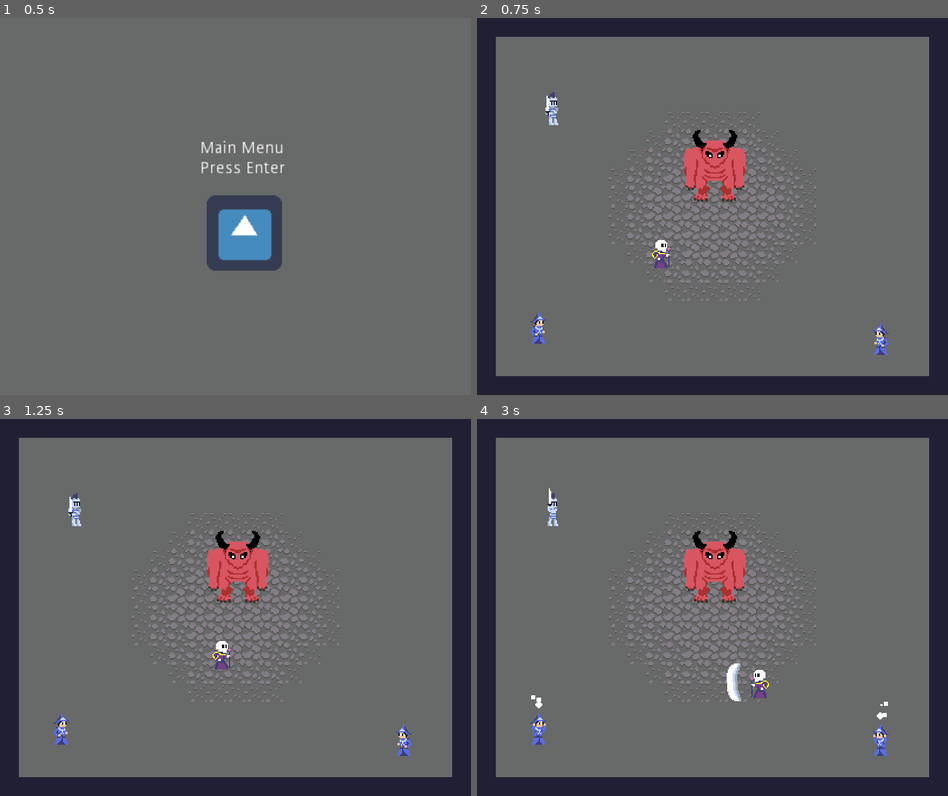
Above: before the commit, frames 1-4 (two rows, left to right).
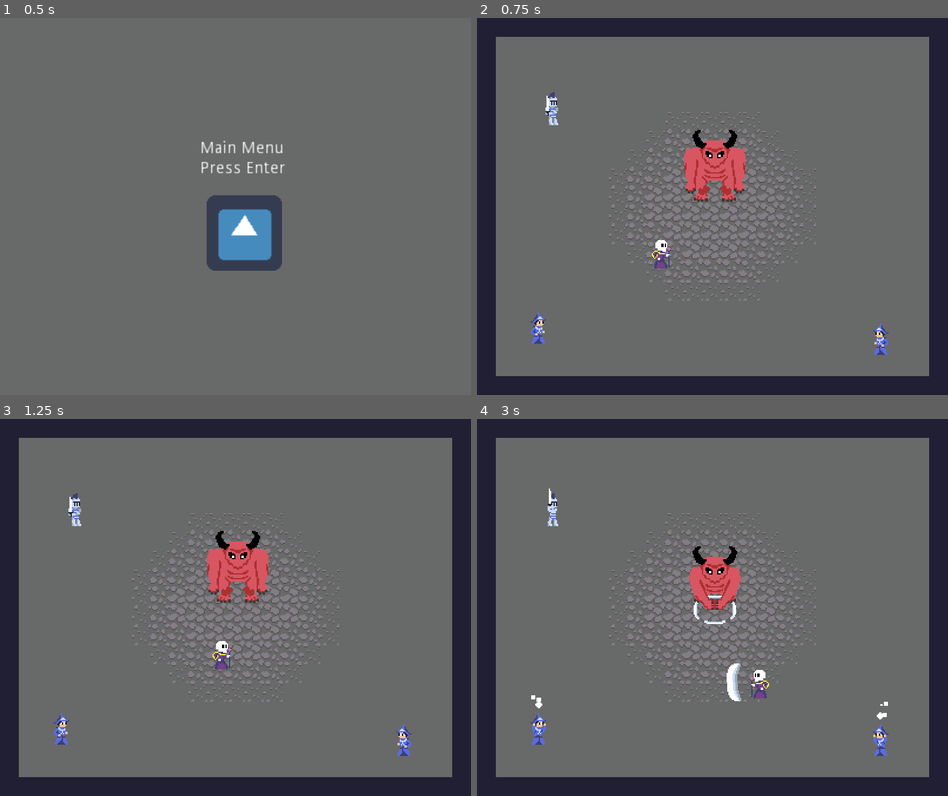
Above: after the commit, the same moments.

Repository: svntax/LD46-KeepItAlive
Game: Godot game, scene res://MainMenu/Main.tscn
Two runs of this game, one before a commit and one after it. Both use one fixed random seed, a clock stepped at 60 frames per second and the inputs below. The engine's default icon, where the game draws it, is replaced by a stand-in: a white triangle on a blue panel in a dark square.
Inputs (mouse positions are in pixels of both pictures, inside the frame that each line leads up to):
- Up to frame 1 (0.5 s): no input
- Up to frame 2 (0.75 s): tap Enter (ui_accept) at 0.5, 0.6 s; move the mouse to (816, 187) at 0.52 s; hold Right (MOVE_RIGHT) from 0.53 s (still down)
- Up to frame 3 (1.25 s): keep holding Right (MOVE_RIGHT); tap Enter (ui_accept) at 0.77, 1.07 s
- Up to frame 4 (3 s): move the mouse to (618, 626) at 1.27 s; release Right (MOVE_RIGHT) at 1.28 s; hold Down (MOVE_DOWN) 1.28-2.03 s; click (618, 626) at 1.35 s; tap Enter (ui_accept) at 1.52, 1.55, 1.82, 2.1 s; move the mouse to (759, 524) at 2.02 s; hold Right (MOVE_RIGHT) 2.03-2.78 s; move the mouse to (688, 682) at 2.77 s; hold Up (MOVE_UP) from 2.78 s (still down); click (688, 682) at 2.85 s

Frame 1 is identical in both runs. In frame 2, 0.1% of the frame differs, in the area x 44-57%, y 35-47%; in frame 3, 0.1%; in frame 4, 1.5%, in the area x 44-57%, y 29-55%.

Commit message:
Added smash attack, fixed empty enemies group bug, and added mage death sfx.

Diff:
--- a/Allies/Boss.gd
+++ b/Allies/Boss.gd
@@ -3,9 +3,7 @@
 const BULLET_KNOCKBACK = 8
 
 var bullet_scene = load("res://Bullets/Bullet.tscn")
-var player_scene = load("res://Player/Player.tscn")
-var gameplay_scene = load("res://GameplayScene/Gamplay.tscn")
-
+var shockwave_scene = load("res://Allies/Shockwave.tscn")
 
 onready var velocity : Vector2 = Vector2()
 onready var knockback_velocity : Vector2 = Vector2()
@@ -17,6 +15,8 @@
 onready var movement_interval_timer = $MovementIntervalTimer
 onready var movement_duration_timer = $MovementDurationTimer
 onready var animation_player = $AnimationPlayer
+onready var effects_player = $EffectsPlayer
+onready var shockwave_spawn_pos = $ShockwaveSpawnPosition
 
 onready var AGGRO_RANGE = 200
 onready var SPEED = 500
@@ -71,17 +71,26 @@
 
 func get_coords_of_closest_adversary() -> Vector2:
     # Todo also have the monster included in this consideration
-    var enemy = get_tree().get_nodes_in_group("Enemies")[0]
-    return enemy.global_position
+    var enemies = get_tree().get_nodes_in_group("Enemies")
+    if !enemies.empty(): # Need this check in case all enemies are dead at any moment
+        var enemy = get_tree().get_nodes_in_group("Enemies")[0]
+        return enemy.global_position
+
+    # Default to middle of level
+    return Vector2(200, 160)
 
 func damage() -> void:
     health -= 1
     if health <= 0:
         queue_free()
     else:
-        if !animation_player.is_playing():
-            animation_player.play("damaged")
+        if !effects_player.is_playing():
+            effects_player.play("damaged")
 
+func spawn_shockwave() -> void:
+    var shockwave = shockwave_scene.instance()
+    shockwave.global_position = shockwave_spawn_pos.global_position
+    get_tree().get_root().add_child(shockwave)
 
 func _physics_process(delta):
     # Knockback velocity is reduced
@@ -93,7 +102,7 @@
 func _shoot_cooldown_finished():
     #shoot_bullet()
     # Disabled shooting for now
-    pass
+    animation_player.play("smash_attack")
 
 func _begin_movement():
     velocity = get_new_movement_direction() * SPEED
@@ -114,3 +123,7 @@
             var push = body.global_position.direction_to(global_position).normalized() * BULLET_KNOCKBACK
             knockback(push.x, push.y)
         body.queue_free()
+
+func _on_AnimationPlayer_animation_finished(anim_name):
+    if anim_name == "smash_attack":
+        animation_player.play("rest")
--- a/Allies/Boss.tscn
+++ b/Allies/Boss.tscn
@@ -1,7 +1,9 @@
-[gd_scene load_steps=6 format=2]
+[gd_scene load_steps=10 format=2]
 
 [ext_resource path="res://Allies/boss_monster.png" type="Texture" id=1]
 [ext_resource path="res://Allies/Boss.gd" type="Script" id=2]
+[ext_resource path="res://Allies/boss_monster_smash_attack.png" type="Texture" id=3]
+[ext_resource path="res://Allies/shockwave.png" type="Texture" id=4]
 
 [sub_resource type="RectangleShape2D" id=1]
 extents = Vector2( 21, 21 )
@@ -9,12 +11,154 @@
 [sub_resource type="RectangleShape2D" id=2]
 extents = Vector2( 24, 23 )
 
-[sub_resource type="Animation" id=3]
+[sub_resource type="Animation" id=4]
+resource_name = "rest"
+length = 0.2
+tracks/0/type = "value"
+tracks/0/path = NodePath("Body/Sprite:visible")
+tracks/0/interp = 1
+tracks/0/loop_wrap = true
+tracks/0/imported = false
+tracks/0/enabled = true
+tracks/0/keys = {
+"times": PoolRealArray( 0 ),
+"transitions": PoolRealArray( 1 ),
+"update": 1,
+"values": [ true ]
+}
+tracks/1/type = "value"
+tracks/1/path = NodePath("Body/AttackSprite:visible")
+tracks/1/interp = 1
+tracks/1/loop_wrap = true
+tracks/1/imported = false
+tracks/1/enabled = true
+tracks/1/keys = {
+"times": PoolRealArray( 0 ),
+"transitions": PoolRealArray( 1 ),
+"update": 1,
+"values": [ false ]
+}
+tracks/2/type = "value"
+tracks/2/path = NodePath("ShockwaveSprite:frame")
+tracks/2/interp = 1
+tracks/2/loop_wrap = true
+tracks/2/imported = false
+tracks/2/enabled = true
+tracks/2/keys = {
+"times": PoolRealArray( 0 ),
+"transitions": PoolRealArray( 1 ),
+"update": 1,
+"values": [ 0 ]
+}
+tracks/3/type = "value"
+tracks/3/path = NodePath("ShockwaveSprite:visible")
+tracks/3/interp = 1
+tracks/3/loop_wrap = true
+tracks/3/imported = false
+tracks/3/enabled = true
+tracks/3/keys = {
+"times": PoolRealArray( 0 ),
+"transitions": PoolRealArray( 1 ),
+"update": 1,
+"values": [ false ]
+}
+
+[sub_resource type="Animation" id=5]
+resource_name = "smash_attack"
+length = 1.3
+step = 0.05
+tracks/0/type = "value"
+tracks/0/path = NodePath("Body/Sprite:visible")
+tracks/0/interp = 1
+tracks/0/loop_wrap = true
+tracks/0/imported = false
+tracks/0/enabled = true
+tracks/0/keys = {
+"times": PoolRealArray( 0 ),
+"transitions": PoolRealArray( 1 ),
+"update": 1,
+"values": [ false ]
+}
+tracks/1/type = "value"
+tracks/1/path = NodePath("Body/AttackSprite:visible")
+tracks/1/interp = 1
+tracks/1/loop_wrap = true
+tracks/1/imported = false
+tracks/1/enabled = true
+tracks/1/keys = {
+"times": PoolRealArray( 0 ),
+"transitions": PoolRealArray( 1 ),
+"update": 1,
+"values": [ true ]
+}
+tracks/2/type = "value"
+tracks/2/path = NodePath("Body:position")
+tracks/2/interp = 1
+tracks/2/loop_wrap = true
+tracks/2/imported = false
+tracks/2/enabled = true
+tracks/2/keys = {
+"times": PoolRealArray( 0, 0.05, 0.1, 0.15, 0.2 ),
+"transitions": PoolRealArray( 1, 1, 1, 1, 1 ),
+"update": 1,
+"values": [ Vector2( 0, 0 ), Vector2( -1, -1 ), Vector2( 1, -1 ), Vector2( 1, 1 ), Vector2( 0, 0 ) ]
+}
+tracks/3/type = "value"
+tracks/3/path = NodePath("Body/AttackSprite:frame")
+tracks/3/interp = 1
+tracks/3/loop_wrap = true
+tracks/3/imported = false
+tracks/3/enabled = true
+tracks/3/keys = {
+"times": PoolRealArray( 0, 0.3, 0.35 ),
+"transitions": PoolRealArray( 1, 1, 1 ),
+"update": 1,
+"values": [ 0, 1, 2 ]
+}
+tracks/4/type = "value"
+tracks/4/path = NodePath("ShockwaveSprite:visible")
+tracks/4/interp = 1
+tracks/4/loop_wrap = true
+tracks/4/imported = false
+tracks/4/enabled = false
+tracks/4/keys = {
+"times": PoolRealArray( 0, 0.3, 1 ),
+"transitions": PoolRealArray( 1, 1, 1 ),
+"update": 1,
+"values": [ false, true, false ]
+}
+tracks/5/type = "value"
+tracks/5/path = NodePath("ShockwaveSprite:frame")
+tracks/5/interp = 1
+tracks/5/loop_wrap = true
+tracks/5/imported = false
+tracks/5/enabled = false
+tracks/5/keys = {
+"times": PoolRealArray( 0, 0.35, 0.4, 0.45, 0.5, 0.6, 0.7 ),
+"transitions": PoolRealArray( 1, 1, 1, 1, 1, 1, 1 ),
+"update": 1,
+"values": [ 0, 0, 1, 2, 3, 4, 5 ]
+}
+tracks/6/type = "method"
+tracks/6/path = NodePath(".")
+tracks/6/interp = 1
+tracks/6/loop_wrap = true
+tracks/6/imported = false
+tracks/6/enabled = true
+tracks/6/keys = {
+"times": PoolRealArray( 0.3 ),
+"transitions": PoolRealArray( 1 ),
+"values": [ {
+"args": [  ],
+"method": "spawn_shockwave"
+} ]
+}
+
+[sub_resource type="Animation" id=6]
 resource_name = "damaged"
 length = 0.5
-step = 0.05
 tracks/0/type = "value"
-tracks/0/path = NodePath("Sprite:visible")
+tracks/0/path = NodePath("Body:visible")
 tracks/0/interp = 1
 tracks/0/loop_wrap = true
 tracks/0/imported = false
@@ -32,9 +176,33 @@
 collision_layer = 16
 script = ExtResource( 2 )
 
-[node name="Sprite" type="Sprite" parent="."]
+[node name="ShockwaveSprite" type="Sprite" parent="."]
+visible = false
+position = Vector2( 0, 16 )
+texture = ExtResource( 4 )
+hframes = 6
+__meta__ = {
+"_edit_lock_": true
+}
+
+[node name="ShockwaveSpawnPosition" type="Position2D" parent="."]
+position = Vector2( 0, 16 )
+__meta__ = {
+"_edit_lock_": true
+}
+
+[node name="Body" type="Node2D" parent="."]
+
+[node name="Sprite" type="Sprite" parent="Body"]
 position = Vector2( 0, -21 )
 texture = ExtResource( 1 )
+
+[node name="AttackSprite" type="Sprite" parent="Body"]
+visible = false
+position = Vector2( 0, -13 )
+texture = ExtResource( 3 )
+hframes = 3
+frame = 2
 
 [node name="CollisionShape2D" type="CollisionShape2D" parent="."]
 position = Vector2( 0, -13 )
@@ -58,4 +226,9 @@
 [node name="MovementDurationTimer" type="Timer" parent="."]
 
 [node name="AnimationPlayer" type="AnimationPlayer" parent="."]
-anims/damaged = SubResource( 3 )
+anims/rest = SubResource( 4 )
+anims/smash_attack = SubResource( 5 )
+
+[node name="EffectsPlayer" type="AnimationPlayer" parent="."]
+anims/damaged = SubResource( 6 )
+[connection signal="animation_finished" from="AnimationPlayer" to="." method="_on_AnimationPlayer_animation_finished"]
--- /dev/null
+++ b/Allies/Shockwave.gd
@@ -0,0 +1,14 @@
+extends Node2D
+
+onready var animation_player = $AnimationPlayer
+
+func _ready():
+    animation_player.play("spread")
+
+func _on_AnimationPlayer_animation_finished(anim_name):
+    queue_free()
+
+# Connected to both damage areas
+func _on_DamageArea_body_entered(body):
+    if body.is_in_group("Enemies"):
+        body.damage()
--- /dev/null
+++ b/Allies/Shockwave.tscn
@@ -0,0 +1,73 @@
+[gd_scene load_steps=6 format=2]
+
+[ext_resource path="res://Allies/shockwave.png" type="Texture" id=1]
+[ext_resource path="res://Allies/Shockwave.gd" type="Script" id=2]
+
+[sub_resource type="Animation" id=1]
+resource_name = "spread"
+length = 0.7
+step = 0.05
+tracks/0/type = "value"
+tracks/0/path = NodePath("ShockwaveSprite:frame")
+tracks/0/interp = 1
+tracks/0/loop_wrap = true
+tracks/0/imported = false
+tracks/0/enabled = true
+tracks/0/keys = {
+"times": PoolRealArray( 0, 0.05, 0.1, 0.15, 0.2, 0.3, 0.4 ),
+"transitions": PoolRealArray( 1, 1, 1, 1, 1, 1, 1 ),
+"update": 1,
+"values": [ 0, 0, 1, 2, 3, 4, 5 ]
+}
+tracks/1/type = "value"
+tracks/1/path = NodePath("DamageArea/CollisionShape2D:shape:extents")
+tracks/1/interp = 1
+tracks/1/loop_wrap = true
+tracks/1/imported = false
+tracks/1/enabled = true
+tracks/1/keys = {
+"times": PoolRealArray( 0, 0.1, 0.15, 0.25, 0.3, 0.4 ),
+"transitions": PoolRealArray( 1, 1, 1, 1, 1, 1 ),
+"update": 0,
+"values": [ Vector2( 10, 10 ), Vector2( 16, 10 ), Vector2( 24, 12 ), Vector2( 28, 12 ), Vector2( 32, 12 ), Vector2( 34, 12 ) ]
+}
+tracks/2/type = "value"
+tracks/2/path = NodePath("DamageArea2/CollisionShape2D:shape:extents")
+tracks/2/interp = 1
+tracks/2/loop_wrap = true
+tracks/2/imported = false
+tracks/2/enabled = true
+tracks/2/keys = {
+"times": PoolRealArray( 0, 0.1, 0.15, 0.25, 0.3, 0.4 ),
+"transitions": PoolRealArray( 1, 1, 1, 1, 1, 1 ),
+"update": 0,
+"values": [ Vector2( 10, 10 ), Vector2( 13, 12 ), Vector2( 13, 16 ), Vector2( 14, 23 ), Vector2( 14, 28 ), Vector2( 14, 30 ) ]
+}
+
+[sub_resource type="RectangleShape2D" id=2]
+
+[sub_resource type="RectangleShape2D" id=3]
+
+[node name="Shockwave" type="Node2D"]
+z_index = -10
+script = ExtResource( 2 )
+
+[node name="ShockwaveSprite" type="Sprite" parent="."]
+texture = ExtResource( 1 )
+hframes = 6
+
+[node name="AnimationPlayer" type="AnimationPlayer" parent="."]
+anims/spread = SubResource( 1 )
+
+[node name="DamageArea" type="Area2D" parent="."]
+
+[node name="CollisionShape2D" type="CollisionShape2D" parent="DamageArea"]
+shape = SubResource( 2 )
+
+[node name="DamageArea2" type="Area2D" parent="."]
+
+[node name="CollisionShape2D" type="CollisionShape2D" parent="DamageArea2"]
+shape = SubResource( 3 )
+[connection signal="animation_finished" from="AnimationPlayer" to="." method="_on_AnimationPlayer_animation_finished"]
+[connection signal="body_entered" from="DamageArea" to="." method="_on_DamageArea_body_entered"]
+[connection signal="body_entered" from="DamageArea2" to="." method="_on_DamageArea_body_entered"]
--- a/Audio/SoundHandler.gd
+++ b/Audio/SoundHandler.gd
@@ -4,3 +4,4 @@
 onready var playerSwingsSword = $PlayerSwingsSword
 onready var bossSlam = $BossSlam
 onready var rumble = $Rumble
+onready var mageDeath = $MageDeath
--- a/Audio/SoundHandler.tscn
+++ b/Audio/SoundHandler.tscn
@@ -1,10 +1,11 @@
-[gd_scene load_steps=6 format=2]
+[gd_scene load_steps=7 format=2]
 
 [ext_resource path="res://Audio/SoundHandler.gd" type="Script" id=1]
 [ext_resource path="res://Audio/Player_Swings_Sword.wav" type="AudioStream" id=2]
 [ext_resource path="res://Audio/Knight_Hits_Boss.wav" type="AudioStream" id=3]
 [ext_resource path="res://Audio/Boss_Slam.wav" type="AudioStream" id=4]
 [ext_resource path="res://Audio/Rumble.wav" type="AudioStream" id=5]
+[ext_resource path="res://Audio/Mage_Death.wav" type="AudioStream" id=6]
 
 [node name="SoundHandler" type="Node"]
 script = ExtResource( 1 )
@@ -23,3 +24,7 @@
 [node name="Rumble" type="AudioStreamPlayer" parent="."]
 stream = ExtResource( 5 )
 volume_db = -8.0
+
+[node name="MageDeath" type="AudioStreamPlayer" parent="."]
+stream = ExtResource( 6 )
+volume_db = -8.0
--- a/Enemies/BasicEnemy.gd
+++ b/Enemies/BasicEnemy.gd
@@ -78,8 +78,8 @@
 func damage() -> void:
     health -= 1
     if health <= 0:
+        SoundHandler.mageDeath.play()
         queue_free()
-
 
 func _physics_process(delta):
     # Knockback velocity is reduced
--- a/Enemies/KnightEnemy.gd
+++ b/Enemies/KnightEnemy.gd
@@ -3,7 +3,6 @@
 const BULLET_KNOCKBACK = 64
 
 var bullet_scene = load("res://Bullets/Bullet.tscn")
-var player_scene = load("res://Player/Player.tscn")
 
 onready var direction = 1 # 1 = right, -1 = left
 onready var boss = get_tree().get_nodes_in_group("Boss")[0]
--- a/GameplayScene/Gameplay.tscn
+++ b/GameplayScene/Gameplay.tscn
@@ -9,6 +9,7 @@
 [node name="Gameplay" type="Node2D"]
 
 [node name="TileMap" type="TileMap" parent="."]
+z_index = -20
 tile_set = ExtResource( 1 )
 cell_size = Vector2( 16, 16 )
 cell_custom_transform = Transform2D( 16, 0, 0, 16, 0, 0 )
Binary file changed: Allies/boss_monster.png
Binary file added: Allies/boss_monster_smash_attack.png
Not shown, added: Allies/boss_monster_smash_attack.png.import
Binary file added: Allies/shockwave.png
Not shown, added: Allies/shockwave.png.import
Not shown, added: Audio/Mage_Death.wav.import
Not shown, added: Audio/Mage_Death.wav
